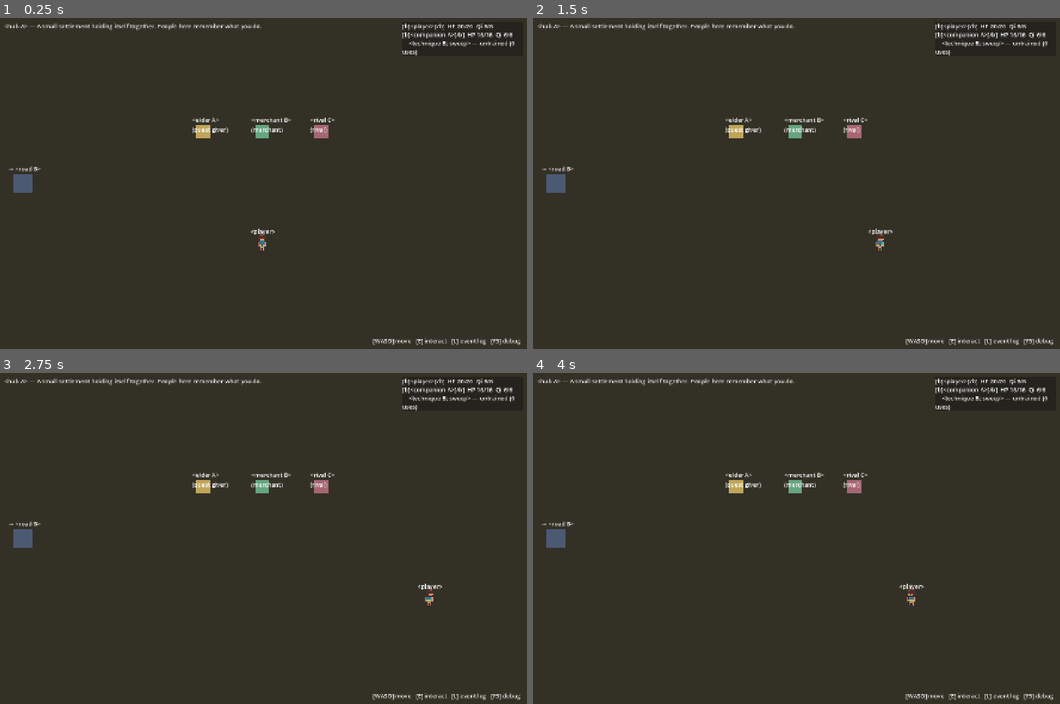
Above: before the commit, frames 1-4 (two rows, left to right).
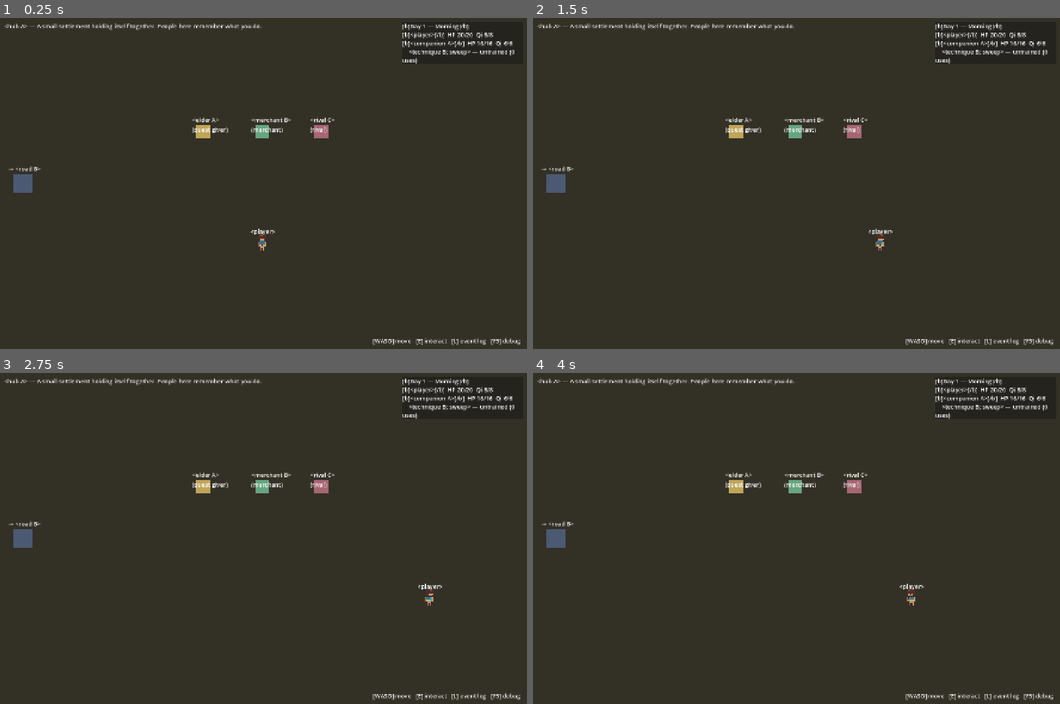
Above: after the commit, the same moments.

Repository: haowjy/living-rpg-game
Game: Godot game, scene res://game/app/main.tscn
Two runs of this game, one before a commit and one after it. Both use one fixed random seed, a clock stepped at 60 frames per second and the inputs below.
Inputs (mouse positions are in pixels of both pictures, inside the frame that each line leads up to):
- Up to frame 1 (0.25 s): no input
- Up to frame 2 (1.5 s): tap Enter at 0.5 s; move the mouse to (912, 166) at 0.52 s; hold D (move_right) 0.53-1.25 s; hold E (interact) 0.53-1.25 s; click (912, 166) at 0.67 s; drag from (691, 200) to (554, 183) at 1.27 s
- Up to frame 3 (2.75 s): tap Space at 2 s; move the mouse to (316, 465) at 2.02 s; hold D (move_right) from 2.03 s (still down); hold E (interact) from 2.03 s (still down)
- Up to frame 4 (4 s): release D (move_right) at 2.75 s; release E (interact) at 2.75 s; drag from (770, 604) to (738, 485) at 2.77 s; tap Enter at 3.5 s; move the mouse to (954, 588) at 3.52 s; hold A (move_left) from 3.53 s (still down); hold E (interact) from 3.53 s (still down)

The runs differ from the first frame. In frame 1, 0.8% of the frame differs, in the area x 76-98%, y 1-14%; in frame 2, 0.8%; in frame 3, 0.8%; in frame 4, 0.8%.

Commit message:
feat(godot): add deterministic day progression

Diff:
--- a/godot/game/data/area_def.gd
+++ b/godot/game/data/area_def.gd
@@ -5,6 +5,8 @@
 @export var id: String = ""
 @export var display_name: String = ""
 @export_multiline var description: String = ""
+## Whether traveling between this area and another time-advancing area costs time.
+@export var advances_time: bool = true
 ## Area ids reachable from here. Order controls exit placement
 ## (index 0 = west edge, 1 = east, 2 = north, 3 = south).
 @export var exits: PackedStringArray = PackedStringArray()
--- a/godot/game/story/game_state.gd
+++ b/godot/game/story/game_state.gd
@@ -9,6 +9,9 @@
 var event_log: EventLog
 
 var current_area_id: String = ""
+var day: int = 1
+## Four daily segments: Morning, Midday, Evening, Night.
+var time_of_day: int = 0
 ## World flags: String -> bool/int. The only quest/world memory.
 var flags: Dictionary = {}
 var party: Array[ActorState] = []
@@ -42,12 +45,30 @@
 	var here := db.area(current_area_id)
 	if not here.exits.has(area_id):
 		return _fail("No path from %s to %s." % [here.id, area_id])
+	var destination := db.area(area_id)
 	current_area_id = area_id
 	for actor in party:
 		actor.travel_recover()
 	event_log.append("traveled", "The party traveled to %s." % _area_name(area_id),
 			{"from": here.id, "to": area_id})
+	if here.advances_time and destination.advances_time:
+		advance_time()
 	return _ok()
+
+
+func advance_time(segments: int = 1) -> Dictionary:
+	if segments < 1:
+		return _fail("Time must advance by at least one segment.")
+	var elapsed := time_of_day + segments
+	day += elapsed / 4
+	time_of_day = elapsed % 4
+	event_log.append("time_advanced", "It is now Day %d — %s." % [day, time_of_day_name()],
+			{"day": day, "time_of_day": time_of_day})
+	return _ok()
+
+
+func time_of_day_name() -> String:
+	return ["Morning", "Midday", "Evening", "Night"][time_of_day]
 
 
 func learn_technique(actor_id: String, technique_id: String) -> Dictionary:
--- a/godot/game/ui/party_panel.gd
+++ b/godot/game/ui/party_panel.gd
@@ -14,6 +14,7 @@
 
 func refresh(gs: GameState) -> void:
 	var lines := PackedStringArray()
+	lines.append("[b]Day %d — %s[/b]" % [gs.day, gs.time_of_day_name()])
 	for actor in gs.party:
 		var line := "[b]%s[/b]  HP %d/%d" % [actor.display_name, actor.hp, actor.max_hp]
 		if actor.max_qi > 0 and not actor.is_spirit():
--- a/godot/tests/run_tests.gd
+++ b/godot/tests/run_tests.gd
@@ -10,6 +10,7 @@
 	"res://tests/test_technique.gd",
 	"res://tests/test_damage.gd",
 	"res://tests/test_game_state.gd",
+	"res://tests/test_economy.gd",
 	"res://tests/test_combat.gd",
 ]
 
--- /dev/null
+++ b/godot/tests/test_economy.gd
@@ -0,0 +1,27 @@
+extends RefCounted
+## Tests for deterministic enabling systems: time, rest, money, and inventory.
+
+
+func run(t: TestHarness) -> void:
+	var db := ContentDB.new()
+
+	t.context("time")
+	var rollover := GameState.new(db, 42)
+	rollover.start_new_run("hub_a")
+	rollover.time_of_day = 3
+	var advanced := rollover.advance_time()
+	t.ok(advanced["ok"], "time advancement succeeds")
+	t.eq(rollover.day, 2, "advancing past Night increments the day")
+	t.eq(rollover.time_of_day, 0, "advancing past Night reaches Morning")
+	var time_event := rollover.event_log.entries[-1]
+	t.eq(time_event["type"], "time_advanced", "time advancement is logged")
+	t.eq(time_event["data"], {"day": 2, "time_of_day": 0},
+			"time event carries the resulting day and segment")
+
+	var traveler := GameState.new(db, 42)
+	traveler.start_new_run("hub_a")
+	var moved := traveler.move_to_area("road_b")
+	t.ok(moved["ok"], "outdoor travel succeeds")
+	t.eq(traveler.time_of_day, 1, "travel between outdoor areas advances time")
+	t.eq(traveler.event_log.entries[-1]["type"], "time_advanced",
+			"outdoor travel logs its time advancement")
